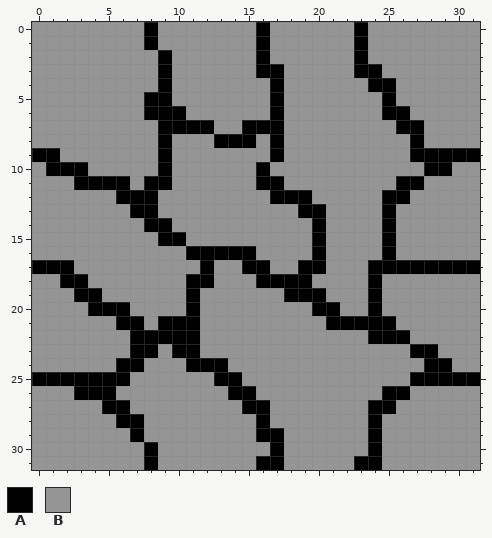
A pixel-art sprite gets an edit: sprites/spr_wall/1c1bfc50-bc7e-48bd-ba0b-734a1f453552.png. This is how it looked before the edit.
The file is 32x32 pixels. Colours within 5 levels of each other are drawn and written as one.
Palette (. is transparent): A #000000  B #959595
Pixels before, first column x 0:
 0 BBBBBBBBABBBBBBBABBBBBBABBBBBBBB
 1 BBBBBBBBABBBBBBBABBBBBBABBBBBBBB
 2 BBBBBBBBBABBBBBBABBBBBBABBBBBBBB
 3 BBBBBBBBBABBBBBBAABBBBBAABBBBBBB
 4 BBBBBBBBBABBBBBBBABBBBBBAABBBBBB
 5 BBBBBBBBAABBBBBBBABBBBBBBABBBBBB
 6 BBBBBBBBAAABBBBBBABBBBBBBAABBBBB
 7 BBBBBBBBBAAAABBAAABBBBBBBBAABBBB
 8 BBBBBBBBBABBBAAABABBBBBBBBBABBBB
 9 AABBBBBBBABBBBBBBABBBBBBBBBAAAAA
10 BAAABBBBBABBBBBBABBBBBBBBBBBAABB
11 BBBAAAABAABBBBBBAABBBBBBBBAABBBB
12 BBBBBBAAABBBBBBBBAAABBBBBAABBBBB
13 BBBBBBBAABBBBBBBBBBAABBBBABBBBBB
14 BBBBBBBBAABBBBBBBBBBABBBBABBBBBB
15 BBBBBBBBBAABBBBBBBBBABBBBABBBBBB
16 BBBBBBBBBBBAAAAABBBBABBBBABBBBBB
17 AAABBBBBBBBBABBAABBAABBBAAAAAAAA
18 BBAABBBBBBBAABBBAAAABBBBABBBBBBB
19 BBBAABBBBBBABBBBBBAAABBBABBBBBBB
20 BBBBAAABBBBABBBBBBBBAABBABBBBBBB
21 BBBBBBAABAAABBBBBBBBBAAAAABBBBBB
22 BBBBBBBAAAAABBBBBBBBBBBBAAABBBBB
23 BBBBBBBAABAABBBBBBBBBBBBBBBAABBB
24 BBBBBBAABBBAAABBBBBBBBBBBBBBAABB
25 AAAAAAABBBBBBAABBBBBBBBBBBBAAAAA
26 BBBAAABBBBBBBBAABBBBBBBBBAABBBBB
27 BBBBBAABBBBBBBBAABBBBBBBAABBBBBB
28 BBBBBBAABBBBBBBBABBBBBBBABBBBBBB
29 BBBBBBBABBBBBBBBAABBBBBBABBBBBBB
30 BBBBBBBBABBBBBBBBABBBBBBABBBBBBB
31 BBBBBBBBABBBBBBBAABBBBBAABBBBBBB
After:
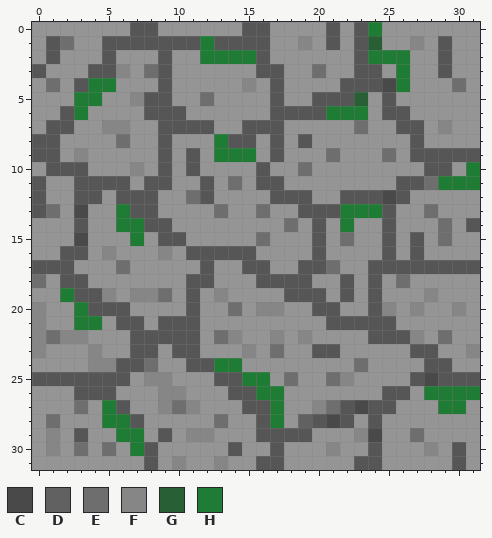
Colours new in this view: C #494949  D #616161  E #6e6e6e  F #868686  G #285f35  H #1e7c34
Changes in this commit:
colour A: #000000 -> #565656
y 0: x 7 B -> A; x 15 B -> A; x 21 B -> A; x 24 B -> H
y 1: x 1..2 BB -> AE; x 5..7 BBB -> AAA; x 9..15 BBBBBBB -> AAAHAAA; x 19 B -> F; x 21 B -> A; x 24 B -> G; x 27 B -> F; x 29 B -> A
y 2: x 1 B -> A; x 5 B -> A; x 12..15 BBBB -> HHHH; x 24..26 BBB -> HHH; x 29 B -> A
y 3: x 0 B -> A; x 4..6 BBB -> AAF; x 8 B -> E; x 20 B -> E; x 26 B -> H; x 29 B -> A
y 4: x 1 B -> E; x 3..5 BBB -> AHH; x 15 B -> F; x 22..23 BB -> AA; x 25..26 AB -> CH; x 30 B -> E
y 5: x 3..4 BB -> HH; x 7 B -> F; x 12 B -> E; x 20..23 BBBB -> AAAG
y 6: x 2..3 BB -> AH; x 18..23 BBBBBB -> AAAHHH
y 7: x 1..2 BB -> AA; x 5..6 BB -> FF; x 23 B -> E; x 29 B -> F
y 8: x 0..1 BB -> AA; x 6 B -> E; x 13 A -> H; x 19 B -> A
y 9: x 3 B -> F; x 11 B -> A; x 13..15 BBB -> HHH; x 21 B -> E; x 25 B -> E
y 10: x 7 B -> F; x 11 B -> A; x 19 B -> E; x 31 B -> H
y 11: x 0 B -> A; x 12 B -> A; x 14 B -> E; x 28..31 BBBB -> EHHH
y 12: x 0 B -> A; x 3..4 BB -> AA; x 11..12 BB -> EA; x 22..25 BBBA -> AAAC
y 13: x 0..1 BB -> AE; x 3 B -> C; x 6 B -> H; x 13 B -> E; x 16 B -> E; x 21..24 BBBB -> AHHH; x 28 B -> E
y 14: x 3 B -> A; x 6..7 BB -> HH; x 18 B -> E; x 22 B -> H; x 29 B -> E; x 31 B -> A
y 15: x 3 B -> C; x 7 B -> H; x 16 B -> E; x 22 B -> E; x 27 B -> A; x 29 B -> E
y 16: x 2..3 BB -> AA; x 5 B -> F; x 9 B -> F; x 27 B -> A
y 17: x 6 B -> E; x 21 B -> E
y 18: x 0 B -> E; x 22 B -> A; x 26 B -> E
y 19: x 2 B -> H; x 5 B -> F; x 7..9 BBB -> FFE; x 13 B -> F; x 22 B -> A; x 28 B -> F
y 20: x 0 B -> F; x 3 B -> H; x 14 B -> E; x 16..17 BB -> FF; x 25 B -> F; x 27 B -> F; x 30 B -> F
y 21: x 0 B -> F; x 3..4 BB -> HH
y 22: x 0..3 BBBB -> FEFF; x 13..14 BB -> EF; x 17 B -> F; x 19 B -> F; x 27 B -> F; x 29 B -> E
y 23: x 0 B -> F; x 4 B -> F; x 15 B -> F; x 17 B -> E; x 20..21 BB -> AA; x 31 B -> F
y 24: x 4..5 BB -> FF; x 8 B -> E; x 13..14 AB -> HH; x 23 B -> E
y 25: x 8..9 BB -> FF; x 15..16 BB -> HH; x 18 B -> E; x 21..22 BB -> EF; x 28 A -> C
y 26: x 9..10 BB -> FF; x 16..17 BB -> HH; x 28..31 BBBB -> HHHH
y 27: x 3 B -> E; x 5 A -> H; x 9..11 BBB -> FEF; x 17 B -> H; x 20..23 BBBB -> FEAC; x 29..30 BB -> HH
y 28: x 1 B -> E; x 5..6 BA -> HH; x 13 B -> E; x 17 B -> H; x 19..22 BBBB -> DACA
y 29: x 1 B -> F; x 3 B -> A; x 6..7 BA -> HH; x 9 B -> A; x 11..12 BB -> FF; x 18..19 BB -> AA; x 23..24 BA -> FC; x 27 B -> E
y 30: x 1 B -> F; x 3 B -> E; x 5 B -> E; x 7 B -> H; x 14 B -> A; x 21 B -> F; x 28 B -> F; x 30 B -> A
y 31: x 10 B -> F; x 13 B -> F; x 30 B -> A
Changed places in both pictures, as pixel boxes (x1, y1, x2, y2):
changed: (32, 22, 480, 470)
